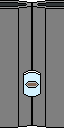
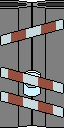
Before/after of a 64 x 128 layered artwork. What changed in the layer stack:
added layer "Pasted Layer #1" above "lockClosed" over [0, 19, 64, 118]
